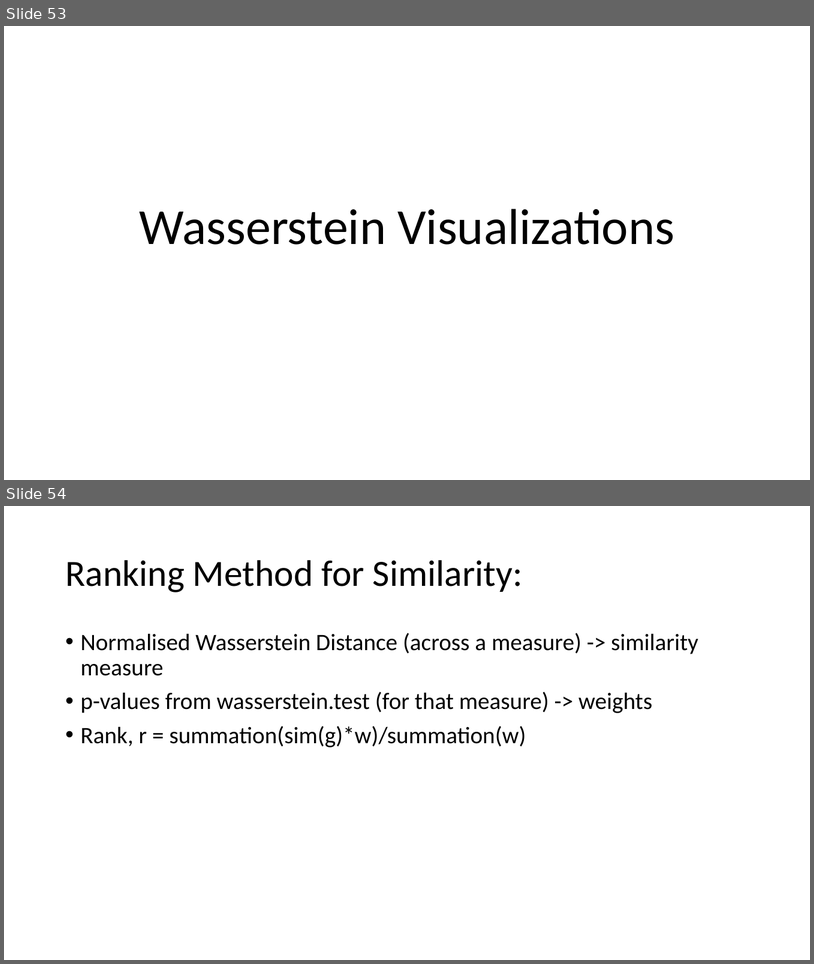
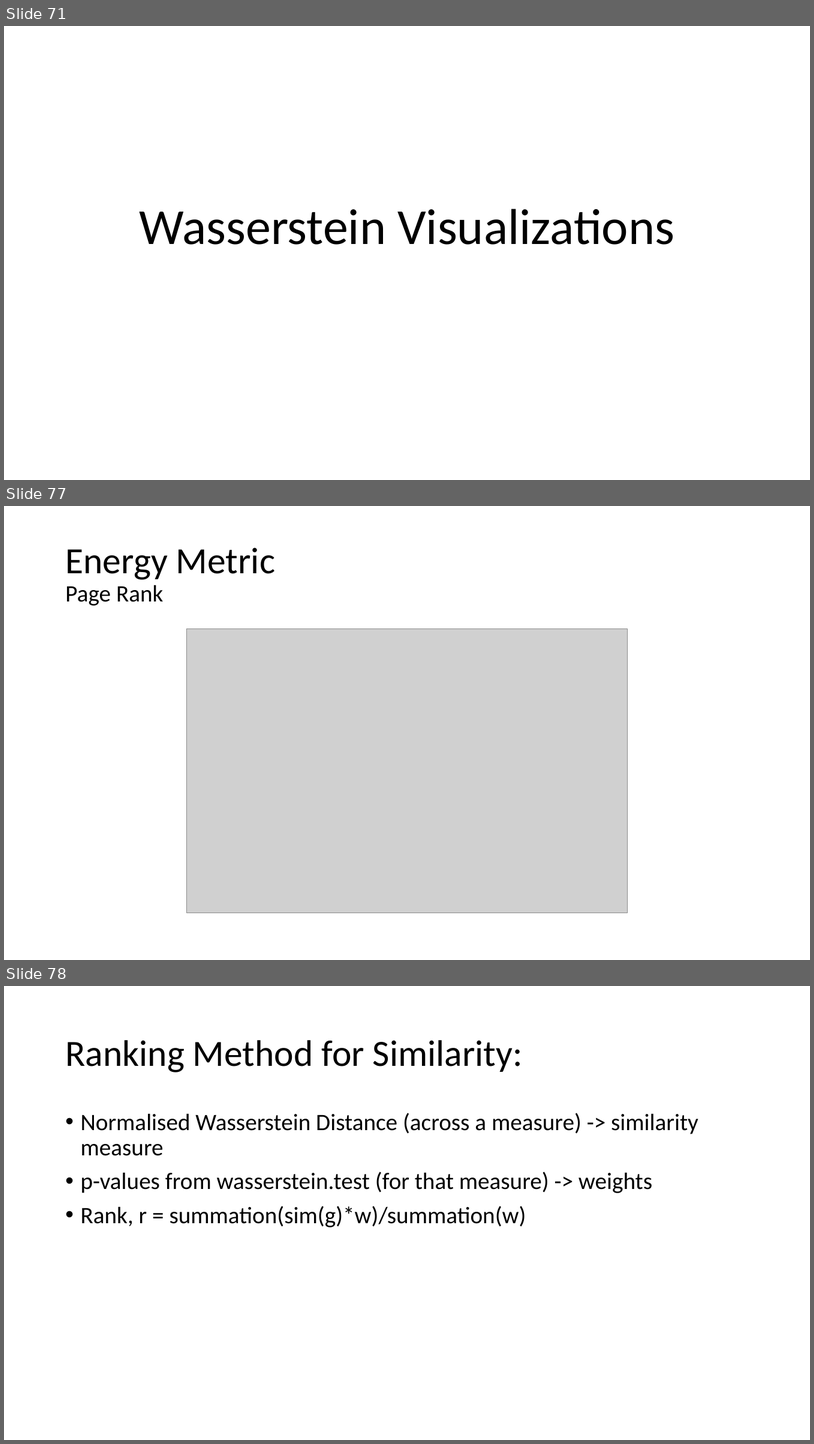
Before and after one commit to AtrayeeNeog/Visualization_2019-20, a slide deck: Documentation/Presentation/Project_Presentation_v3.pptx. Shown one above the other, each under a label of ours: slides 53 and 54 before the commit, slides 71, 77 and 78 after it; the slides between them are not shown. The pictures are 814x964 and 814x1444 pixels, drawn with LibreOffice and Linux fonts; fonts in the diff are those of the drawing; grey boxes stand for pictures. Boxes give left, top, right and bottom in pixels: in the first picture for what was removed or moved away, otherwise in the second. Text is boxed around its words. In the diff, an @@ line names an element or a change of style, - is before the commit and + after.

```diff
--- a/Documentation/Presentation/Project_Presentation_v3.pptx
+++ b/Documentation/Presentation/Project_Presentation_v3.pptx
@@ slide 77 added at <box>4,506,810,960</box>, background #FFFFFF @@
@@ title added at <box>65,547,275,606</box>, 44 pt, text #000000 @@
+Energy Metric
+Page Rank
@@ picture added at <box>186,629,628,913</box> @@
@@ what was slide 53 is now slide 71 @@
@@ what was slide 54 is now slide 78 @@
```
Also in this commit, not shown: 1 slide changed, 23 other slides added.
